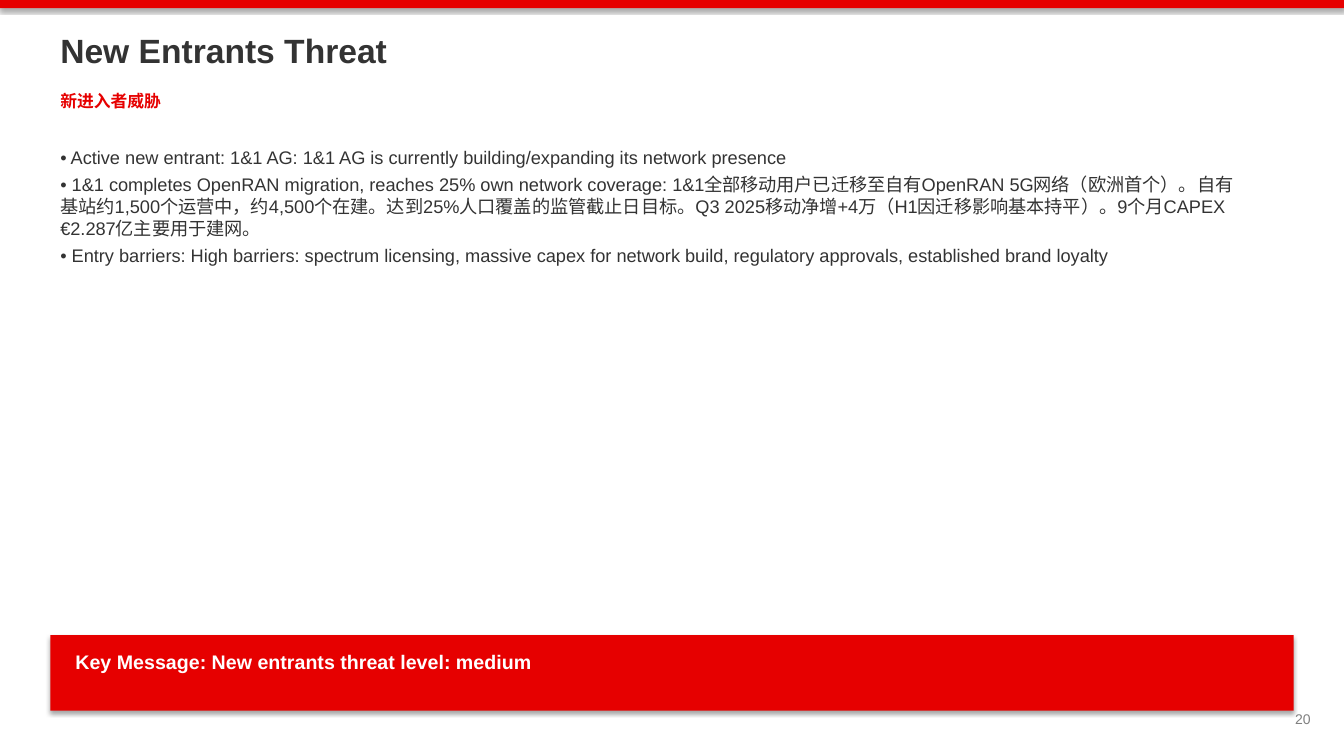
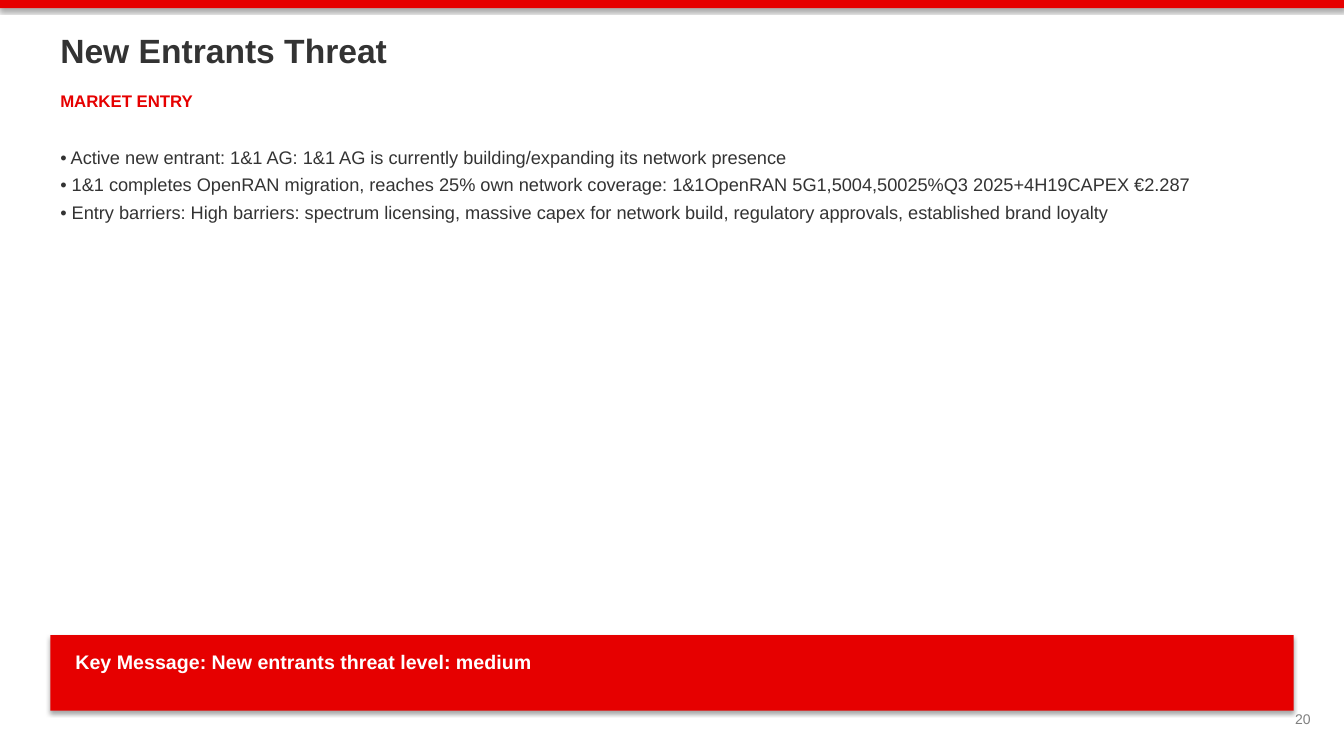
Before and after one commit to mypinseeker/BLM-Financial-Report-Analysis, a slide deck: slide 20 of data/output/blm_vodafone_germany_q3fy26_v2_draft.pptx. Drawn at 1344x756 pixels with LibreOffice and Linux fonts; fonts in the diff are those of the drawing. Boxes give left, top, right and bottom in pixels: in the first picture for what was removed or moved away, otherwise in the second. Text is boxed around its words. In the diff, an @@ line names an element or a change of style, - is before the commit and + after.

```diff
--- a/data/output/blm_vodafone_germany_q3fy26_v2_draft.pptx
+++ b/data/output/blm_vodafone_germany_q3fy26_v2_draft.pptx
@@ text at [60,95,193,107]: text changed @@
-新进入者威胁
+MARKET ENTRY
@@ text at [72,177,1190,195]: text changed @@
-• 1&1 completes OpenRAN migration, reaches 25% own network coverage: 1&1全部移动用户已迁移至自有OpenRAN 5G网络（欧洲首个）。自有基站约1,500个运营中，约4,500个在建。达到25%人口覆盖的监管截止日目标。Q3 2025移动净增+4万（H1因迁移影响基本持平）。9个月CAPEX €2.287亿主要用于建网。
+• 1&1 completes OpenRAN migration, reaches 25% own network coverage: 1&1OpenRAN 5G1,5004,50025%Q3 2025+4H19CAPEX €2.287
```
Also in this commit, not shown: 37 other slides changed, 1 other file.
